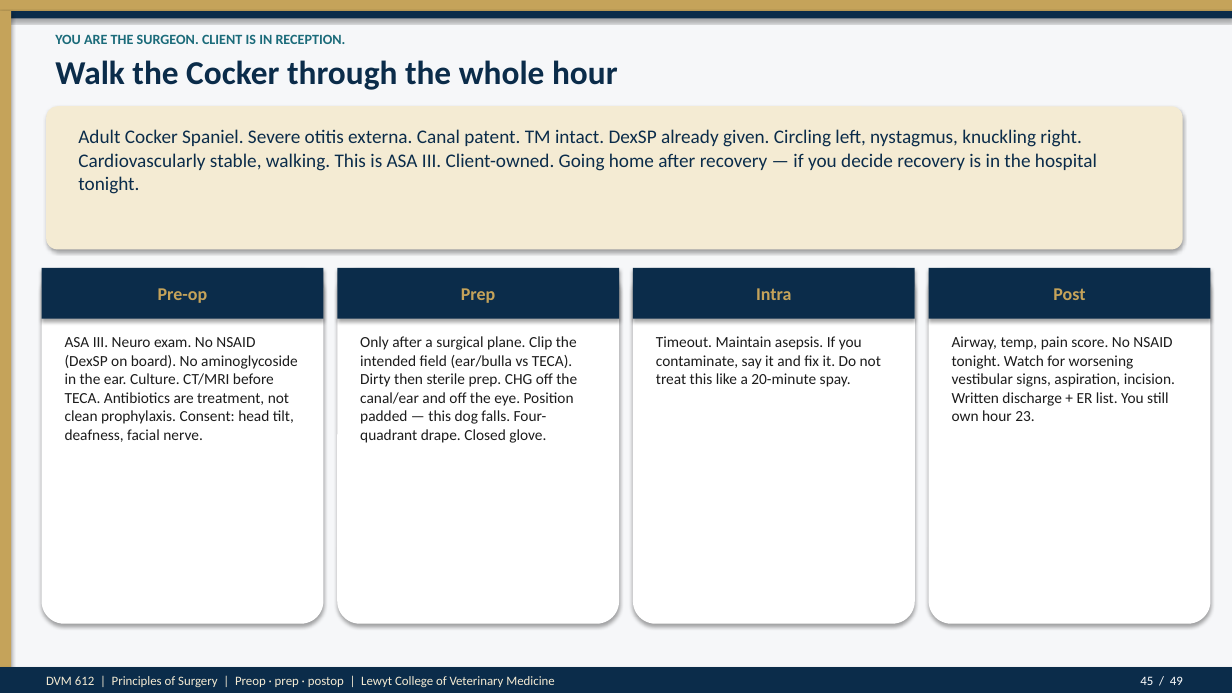
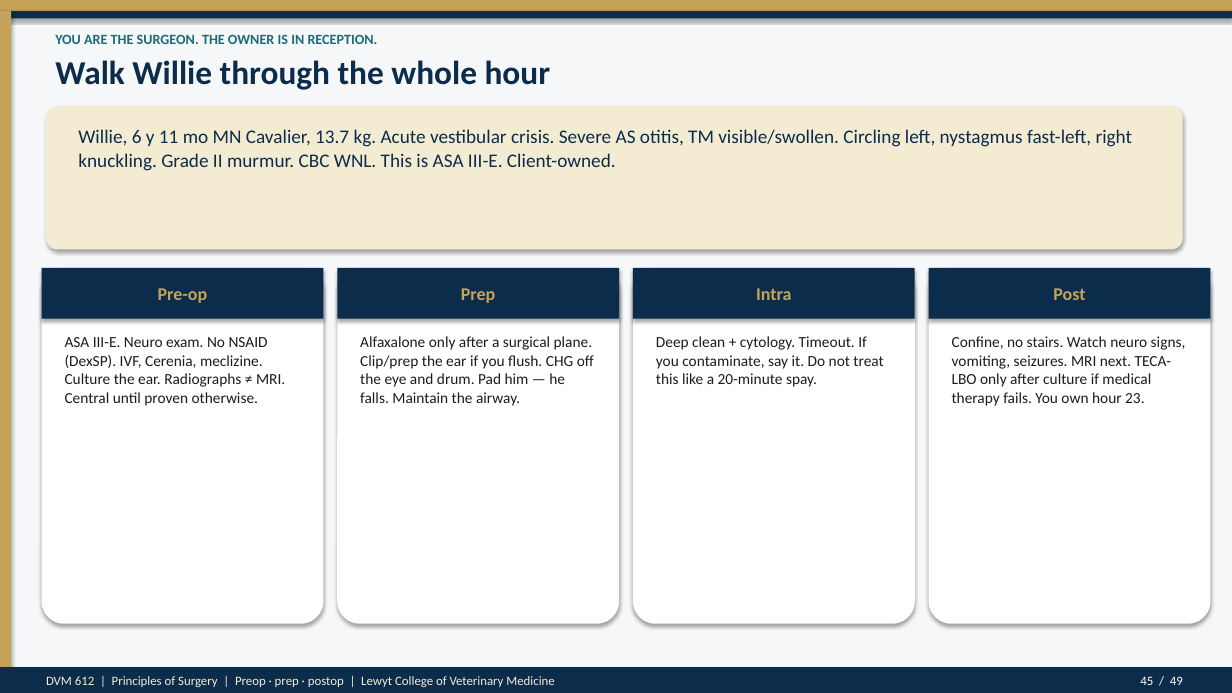
Before and after one commit to drkimvet/happycare, a slide deck: slide 45 of lectures/DVM-612_Week4_Preop_PatientPrep_Postop.pptx. Drawn at 1232x693 pixels with LibreOffice and Linux fonts; fonts in the diff are those of the drawing. Boxes give left, top, right and bottom in pixels: in the first picture for what was removed or moved away, otherwise in the second. Text is boxed around its words. In the diff, an @@ line names an element or a change of style, - is before the commit and + after.

```diff
--- a/lectures/DVM-612_Week4_Preop_PatientPrep_Postop.pptx
+++ b/lectures/DVM-612_Week4_Preop_PatientPrep_Postop.pptx
@@ text at (x1=55, y1=34, x2=378, y2=44): text changed @@
-YOU ARE THE SURGEON. CLIENT IS IN RECEPTION.
+YOU ARE THE SURGEON. THE OWNER IS IN RECEPTION.
@@ text at (x1=55, y1=60, x2=551, y2=90): text changed @@
-Walk the Cocker through the whole hour
+Walk Willie through the whole hour
@@ text at (x1=78, y1=129, x2=1133, y2=171): text changed @@
-Adult Cocker Spaniel. Severe otitis externa. Canal patent. TM intact. DexSP already given. Circling left, nystagmus, knuckling right. Cardiovascularly stable, walking. This is ASA III. Client-owned. Going home after recovery — if you decide recovery is in the hospital tonight.
+Willie, 6 y 11 mo MN Cavalier, 13.7 kg. Acute vestibular crisis. Severe AS otitis, TM visible/swollen. Circling left, nystagmus fast-left, right knuckling. Grade II murmur. CBC WNL. This is ASA III-E. Client-owned.
@@ text at (x1=65, y1=337, x2=285, y2=406): text changed @@
-ASA III. Neuro exam. No NSAID (DexSP on board). No aminoglycoside in the ear. Culture. CT/MRI before TECA. Antibiotics are treatment, not clean prophylaxis. Consent: head tilt, deafness, facial nerve.
+ASA III-E. Neuro exam. No NSAID (DexSP). IVF, Cerenia, meclizine. Culture the ear. Radiographs ≠ MRI. Central until proven otherwise.
@@ text at (x1=360, y1=336, x2=594, y2=406): text changed @@
-Only after a surgical plane. Clip the intended field (ear/bulla vs TECA). Dirty then sterile prep. CHG off the canal/ear and off the eye. Position padded — this dog falls. Four-quadrant drape. Closed glove.
+Alfaxalone only after a surgical plane. Clip/prep the ear if you flush. CHG off the eye and drum. Pad him — he falls. Maintain the airway.
@@ text at (x1=656, y1=336, x2=883, y2=387): text changed @@
-Timeout. Maintain asepsis. If you contaminate, say it and fix it. Do not treat this like a 20-minute spay.
+Deep clean + cytology. Timeout. If you contaminate, say it. Do not treat this like a 20-minute spay.
@@ text at (x1=952, y1=336, x2=1186, y2=406): text changed @@
-Airway, temp, pain score. No NSAID tonight. Watch for worsening vestibular signs, aspiration, incision. Written discharge + ER list. You still own hour 23.
+Confine, no stairs. Watch neuro signs, vomiting, seizures. MRI next. TECA-LBO only after culture if medical therapy fails. You own hour 23.
```
Also in this commit, not shown: 8 other slides changed, 1 slide added, 1 slide removed, 2 other files.
